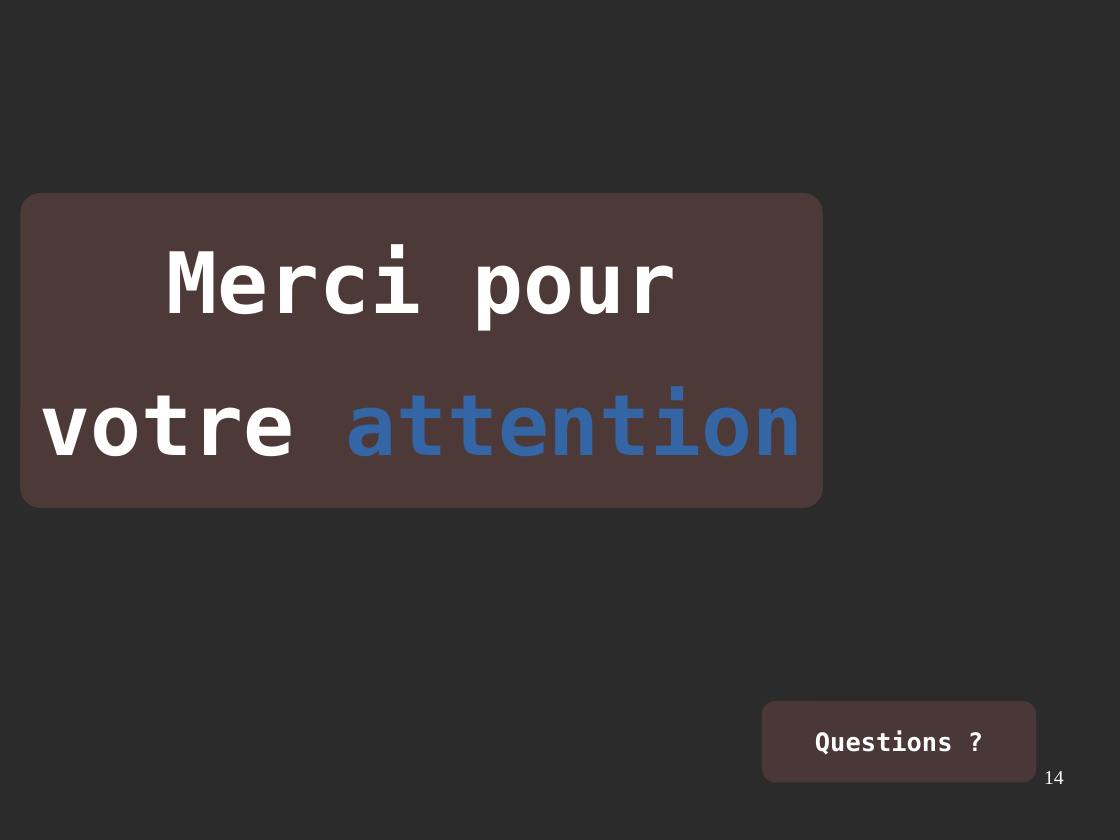
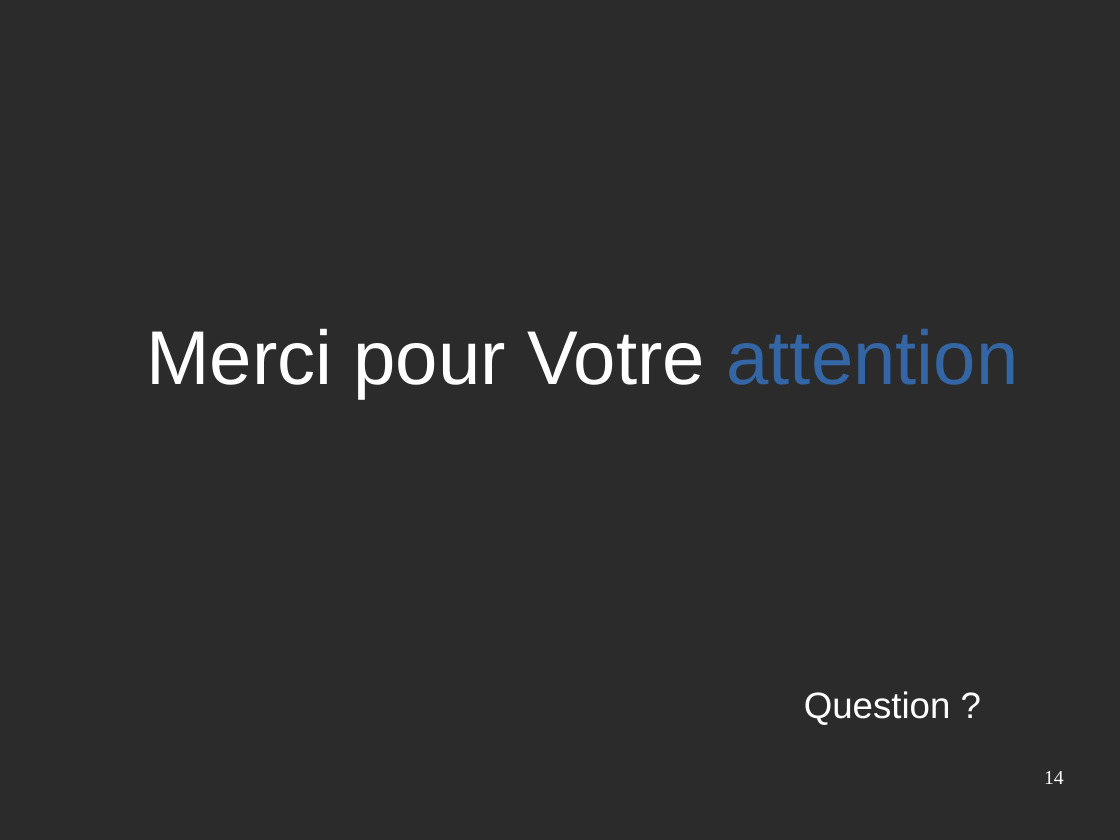
Before and after one commit to amine95bz/PFE, a slide deck: slide 14 of presentation.odp. Drawn at 1120x840 pixels with LibreOffice and Linux fonts; fonts in the diff are those of the drawing; background and template pictures are left out; a plain dark background stands for a picture behind light text. Boxes give left, top, right and bottom in pixels: in the first picture for what was removed or moved away, otherwise in the second. Text is boxed around its words. In the diff, an @@ line names an element or a change of style, - is before the commit and + after.

Commit message:
fix error

```diff
--- a/presentation.odp
+++ b/presentation.odp
@@ text "Merci pour Votre attention": place and size @@
-text "Merci pour Votre attention" at bbox=[20, 193, 823, 508]
+text "Merci pour Votre attention" at bbox=[146, 328, 1019, 725]
@@ text "Merci pour Votre attention" at bbox=[146, 328, 1019, 725]: vertical alignment middle to top; fill #FF8080 at 17% opacity to none @@
@@ text at bbox=[146, 328, 1019, 725]: text changed; size 60 to 54 pt; font DejaVu Sans Mono to Arial; bold off @@
-Merci pour
-votre attention
+Merci pour Votre attention
+Question ?
@@ rounded rectangle removed at bbox=[762, 701, 1037, 783] @@
-Questions ?
```
